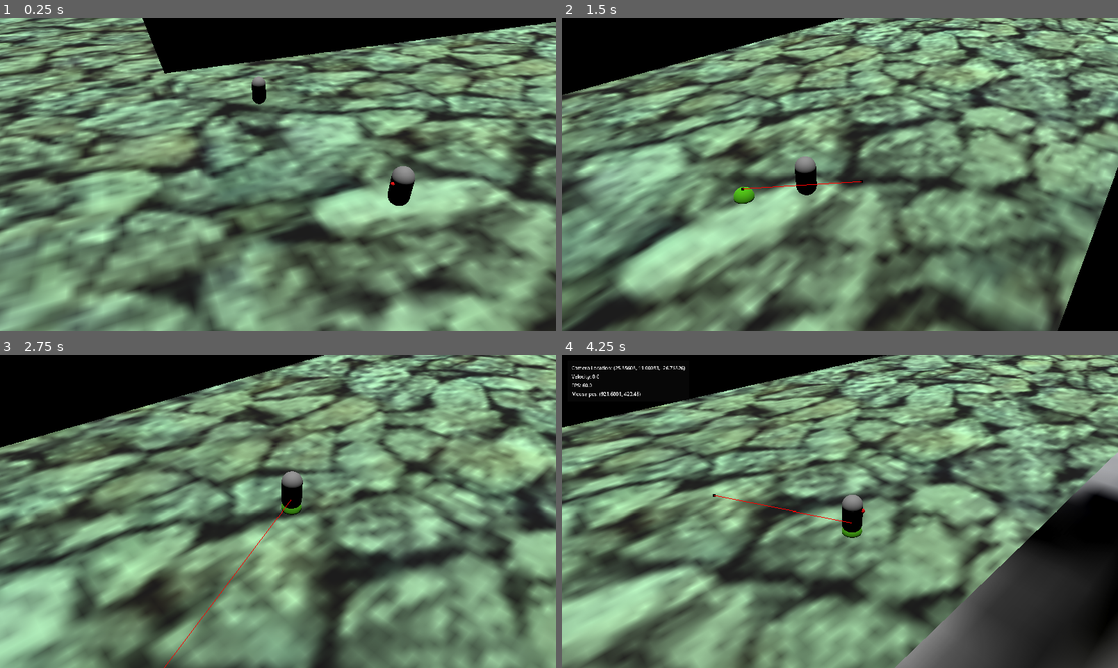
Above: before the commit, frames 1-4 (two rows, left to right).
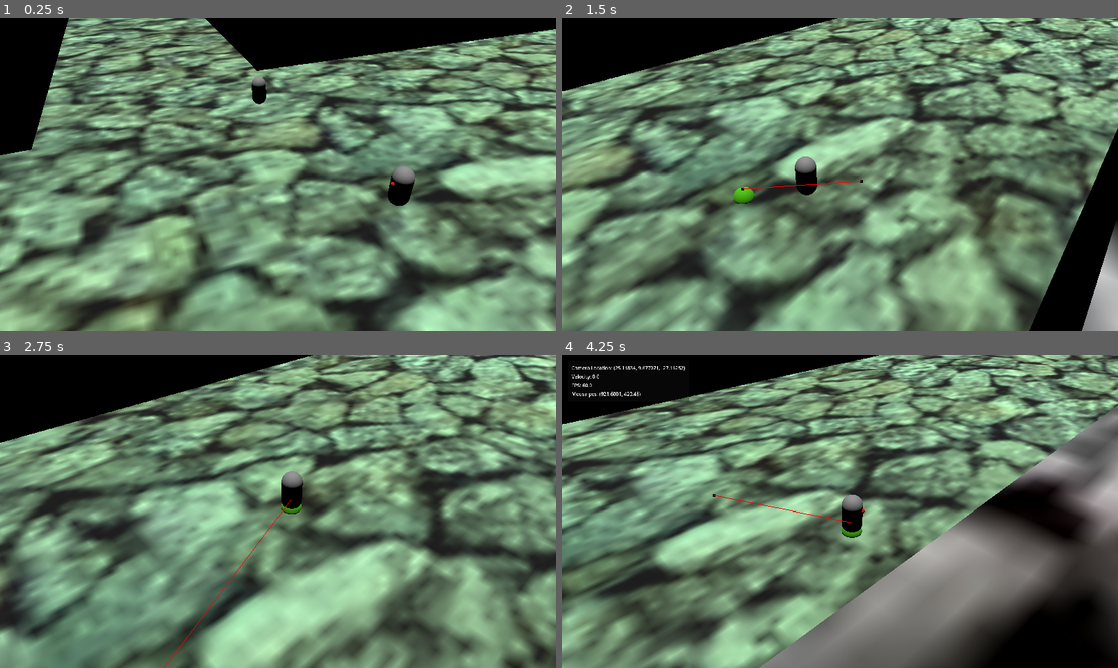
Above: after the commit, the same moments.

Repository: OLIWAPUNK/WSKAZEM
Game: Godot game, scene res://Scenes/GameWorld/World.tscn
Two runs of this game, one before a commit and one after it. Both use one fixed random seed, a clock stepped at 60 frames per second and the inputs below.
Inputs (mouse positions are in pixels of both pictures, inside the frame that each line leads up to):
- Up to frame 1 (0.25 s): no input
- Up to frame 2 (1.5 s): move the mouse to (962, 158) at 0.52 s; click (962, 158) at 0.6 s; move the mouse to (728, 190) at 1.27 s; click (728, 190) at 1.35 s
- Up to frame 3 (2.75 s): move the mouse to (333, 442) at 2.02 s; click (333, 442) at 2.1 s
- Up to frame 4 (4.25 s): move the mouse to (812, 574) at 2.77 s; click (812, 574) at 2.85 s; move the mouse to (1006, 558) at 3.52 s; click (1006, 558) at 3.6 s; tap F1 (debug) at 4.15 s

The runs differ from the first frame. In frame 1, 70% of the frame differs, in the area x 0-100%, y 0-100%; in frame 2, 70%; in frame 3, 67%; in frame 4, 71%.

Commit message:
Debug stuff

Diff:
--- a/Scenes/GameWorld/Town.tscn
+++ b/Scenes/GameWorld/Town.tscn
@@ -9,12 +9,60 @@
 [ext_resource type="Script" uid="uid://bw67bkw8ycju0" path="res://Scripts/Camera/CameraMovement.gd" id="3_owgbo"]
 [ext_resource type="Script" uid="uid://bk4qdfln5185h" path="res://Scripts/Camera/CameraZoneManager.gd" id="4_mvt64"]
 
+[sub_resource type="Animation" id="Animation_mvt64"]
+length = 5.0
+tracks/0/type = "bezier"
+tracks/0/imported = false
+tracks/0/enabled = true
+tracks/0/path = NodePath("DEBUGBITCH:position:x")
+tracks/0/interp = 1
+tracks/0/loop_wrap = true
+tracks/0/keys = {
+"handle_modes": PackedInt32Array(2, 2),
+"points": PackedFloat32Array(0, -0.24998775, 0.57062423, 1.5333333, -3.5, 32.38, -1.8, 3.119999, 0, 0),
+"times": PackedFloat32Array(1, 4)
+}
+tracks/1/type = "bezier"
+tracks/1/imported = false
+tracks/1/enabled = true
+tracks/1/path = NodePath("DEBUGBITCH:position:y")
+tracks/1/interp = 1
+tracks/1/loop_wrap = true
+tracks/1/keys = {
+"handle_modes": PackedInt32Array(2, 2),
+"points": PackedFloat32Array(4.82, -0.24991307, 1.5190368, 1.5333333, -9.32, 8.02, -1.4333333, 13.48, 0, 0),
+"times": PackedFloat32Array(1, 3)
+}
+
 [sub_resource type="Animation" id="Animation_owgbo"]
 resource_name = "test"
 length = 5.0
+tracks/0/type = "bezier"
+tracks/0/imported = false
+tracks/0/enabled = true
+tracks/0/path = NodePath("DEBUGBITCH:position:x")
+tracks/0/interp = 1
+tracks/0/loop_wrap = true
+tracks/0/keys = {
+"handle_modes": PackedInt32Array(0, 0),
+"points": PackedFloat32Array(0, -0.24998775, 0.57062423, 1.5333333, -3.5, 32.38, -1.8, 3.119999, 0, 0),
+"times": PackedFloat32Array(1, 4)
+}
+tracks/1/type = "bezier"
+tracks/1/imported = false
+tracks/1/enabled = true
+tracks/1/path = NodePath("DEBUGBITCH:position:y")
+tracks/1/interp = 1
+tracks/1/loop_wrap = true
+tracks/1/keys = {
+"handle_modes": PackedInt32Array(0, 0),
+"points": PackedFloat32Array(4.82, -0.24991307, 1.5190368, 1.5333333, -9.32, 8.02, -1.4333333, 13.48, 0, 0),
+"times": PackedFloat32Array(1, 3)
+}
 
 [sub_resource type="AnimationLibrary" id="AnimationLibrary_mvt64"]
 _data = {
+&"RESET": SubResource("Animation_mvt64"),
 &"test": SubResource("Animation_owgbo")
 }
 
@@ -179,18 +227,22 @@
 transform = Transform3D(1, 0, 0, 0, 1, 0, 0, 0, 1, 26.052147, 0, 52.559307)
 camera_type = 1
 
+[node name="CameraPath" parent="CameraNode/CameraZoneManager/CameraZone4" index="1" unique_id=574238393]
+transform = Transform3D(1, 0, 0, 0, 1, 0, 0, 0, 1, -36.868988, 28.920008, 0)
+
 [node name="LockedView" parent="CameraNode/CameraZoneManager/CameraZone4" index="2" unique_id=1589498262]
-transform = Transform3D(-0.66597277, -0.2170562, 0.7136994, 1.4901161e-08, 0.9567324, 0.2909694, -0.745976, 0.19377771, -0.6371578, 0, 10.468264, 0)
+transform = Transform3D(-0.2445114, 0.4908005, -0.836259, -0.12855037, 0.8384165, 0.52965325, 0.9610874, 0.23700765, -0.14190981, 32.723705, 29.645596, 27.883884)
 
 [node name="DirectionalLight" type="DirectionalLight3D" parent="." unique_id=1612047031]
 transform = Transform3D(1, 0, 0, 0, 1.1924881e-08, 1, 0, -1, 1.1924881e-08, 0, 13.88743, 0)
 
 [node name="DEBUGBITCH" type="MeshInstance3D" parent="." unique_id=117437976]
-transform = Transform3D(1, 0, 0, 0, 1, 0, 0, 0, 1, 20.034897, 16.602757, 76.81679)
+transform = Transform3D(1, 0, 0, 0, 1, 0, 0, 0, 1, 0, 4.82, 66.82473)
 mesh = SubResource("SphereMesh_owgbo")
 skeleton = NodePath("../NavigationRegion3D")
 
 [node name="NavigationRegion3D" type="NavigationRegion3D" parent="." unique_id=2059460955]
+transform = Transform3D(1, 0, 0, 0, 1, 0, 0, 0, 1, -0.96854496, -1.323761, -8.918755)
 navigation_mesh = SubResource("NavigationMesh_2ke5o")
 
 [node name="WorldPlane" type="StaticBody3D" parent="NavigationRegion3D" unique_id=542755533]
--- a/Scripts/Communication/GestureMenuManager.gd
+++ b/Scripts/Communication/GestureMenuManager.gd
@@ -71,7 +71,7 @@
 
 func message_pressed(index: int) -> void:
 
-	print(index)
+	print_debug(index)
 
 
 func clear_message() -> void:
--- a/Scripts/Cutscenes/Cutscene.gd
+++ b/Scripts/Cutscenes/Cutscene.gd
@@ -16,7 +16,9 @@
 	if camera_zone:
 		camera_zone.disable_collisions()
 
-func play_cutscene() -> Signal:
+func play_cutscene(anim_name: String) -> Signal:
+
+	assert(has_animation(anim_name), "Cutscene animation not found: " + anim_name)
 
 	Global.player_controls_disabled = disable_player_controls
 
@@ -26,9 +28,8 @@
 		camera_zone.zone_entered.emit(camera_zone)
 
 	animation_finished.connect(_on_animation_finished)
-	var anim_name = get_animation_list()[0]
+	play(anim_name)
 	print_debug("Playing cutscene: " + cutscene_identifier + ", animation: " + anim_name)
-	play(anim_name)
 	return animation_finished
 
 func _on_animation_finished(_anim_name: String) -> void:
--- a/Scripts/Cutscenes/CutsceneManager.gd
+++ b/Scripts/Cutscenes/CutsceneManager.gd
@@ -11,6 +11,6 @@
 			var cutscene = child as Cutscene
 			cutscenes[cutscene.cutscene_identifier] = cutscene
 
-func play_cutscene(cutscene_name: String) -> Signal:
+func play_cutscene(cutscene_name: String, animation_name: String = "") -> Signal:
 	assert(cutscene_name in cutscenes, "Cutscene not found: " + cutscene_name)
-	return cutscenes[cutscene_name].play_cutscene()
+	return cutscenes[cutscene_name].play_cutscene(animation_name)
--- a/Scripts/Navigation/PointerManager.gd
+++ b/Scripts/Navigation/PointerManager.gd
@@ -41,7 +41,7 @@
 		navigation_manager.navigation_agent.target_desired_distance = desired_interspace
 		navigation_manager.go_to_point(object.parent.global_position)
 
-	await Global.cutscene_manager.play_cutscene("main1")
+	await Global.cutscene_manager.play_cutscene("main1", "test")
 	gesture_manager.start_talking_with(object)
 
 
